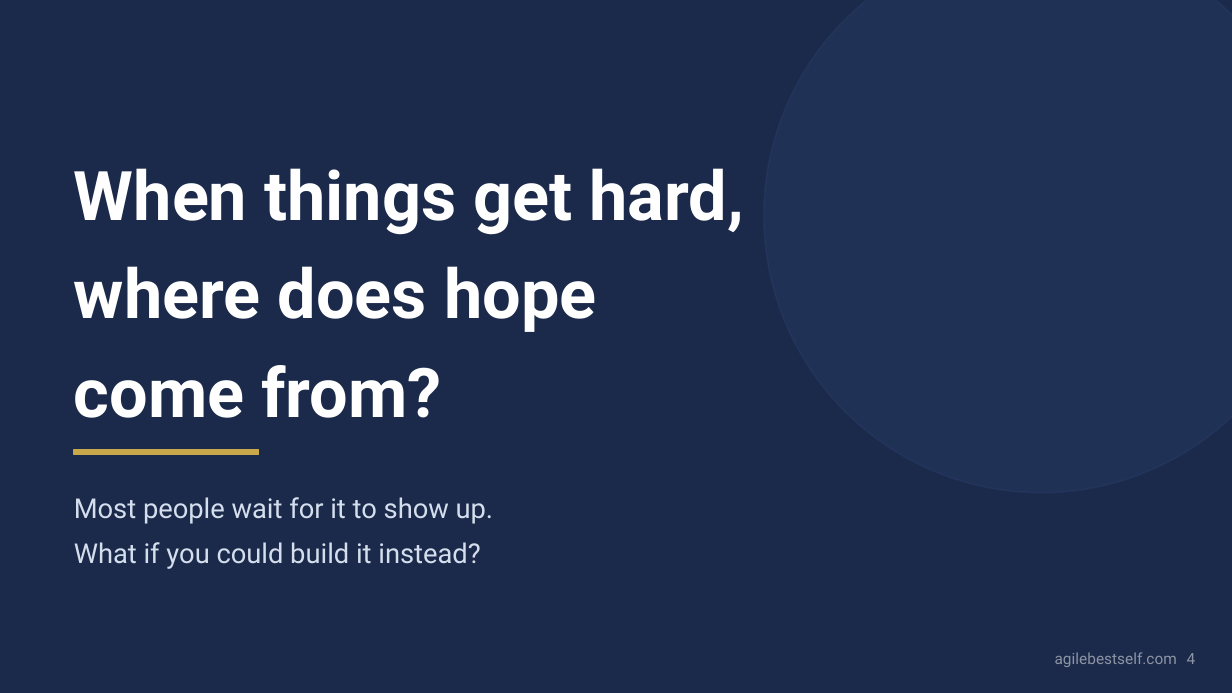
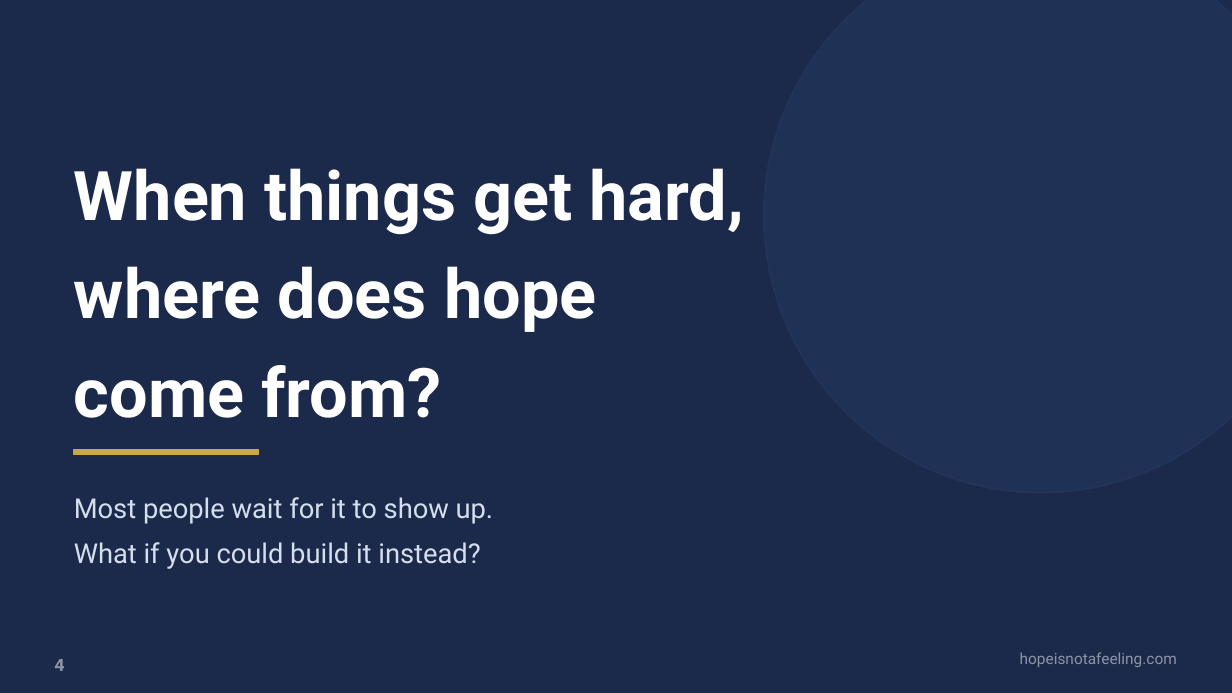
Before and after one commit to brhackerson/the-hope-habit, a slide deck: slide 4 of talks/hope-practice.pptx. Drawn at 1232x693 pixels with LibreOffice and Linux fonts; fonts in the diff are those of the drawing. Boxes give left, top, right and bottom in pixels: in the first picture for what was removed or moved away, otherwise in the second. Text is boxed around its words. In the diff, an @@ line names an element or a change of style, - is before the commit and + after.

```diff
--- a/talks/hope-practice.pptx
+++ b/talks/hope-practice.pptx
@@ page number added at bbox=[54, 659, 64, 671], 10.5 pt, text #FFFFFF at 50% opacity, bold @@
+4
@@ text at bbox=[1020, 652, 1177, 667]: text changed @@
-agilebestself.com
+hopeisnotafeeling.com
@@ text removed at bbox=[1187, 653, 1196, 664] @@
-4
```
Also in this commit, not shown: 17 other slides changed.
